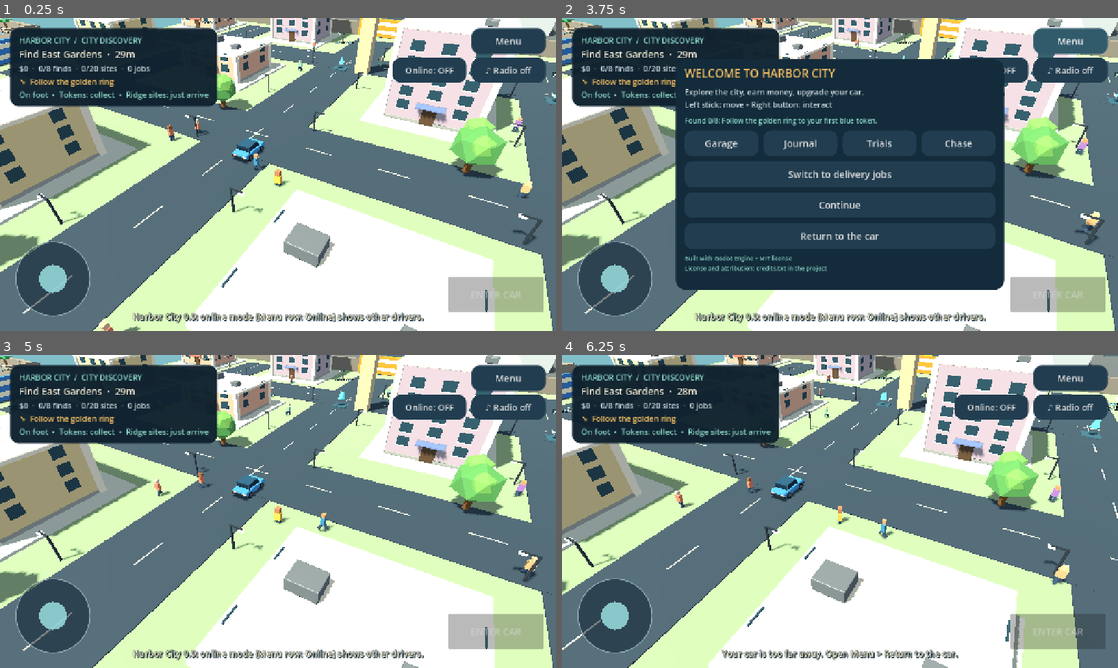
Above: before the commit, frames 1-4 (two rows, left to right).
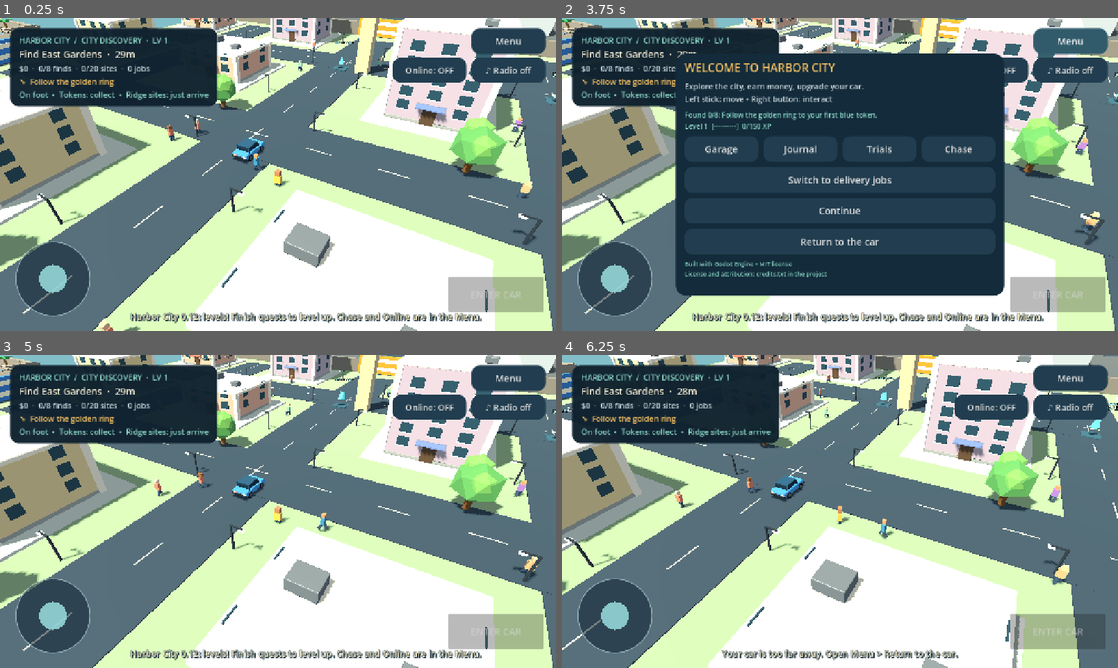
Above: after the commit, the same moments.

Repository: kokolo2020/GTA2027
Game: Godot game, scene res://main.tscn
Two runs of this game, one before a commit and one after it. Both use one fixed random seed, a clock stepped at 60 frames per second and the inputs below.
Inputs (mouse positions are in pixels of both pictures, inside the frame that each line leads up to):
- Up to frame 1 (0.25 s): no input
- Up to frame 2 (3.75 s): click "♪ Radio off" at 0.5 s; click "♪ Harbor FM" at 1.25 s; click "♪ Bay Waves" at 2 s; click "♪ Talk 88" at 2.75 s; click "Menu" at 3.5 s
- Up to frame 3 (5 s): click "Continue" at 4.25 s
- Up to frame 4 (6.25 s): click "Online: OFF" at 5 s; move the mouse to (962, 495) at 5.77 s; hold D from 5.78 s (still down); tap E at 5.85 s; click (962, 495) at 5.92 s

The runs differ from the first frame. In frame 1, 1.3% of the frame differs, in the area x 23-87%, y 6-98%; in frame 2, 8.5%, in the area x 20-87%, y 6-98%; in frame 3, 1.3%; in frame 4, less than 0.1%.

Commit message:
Harbor City 0.12.0: player levels from quest progress; web build updated
Co-Authored-By: Claude Sonnet 5.5 <noreply@anthropic.com>
Claude-Session: https://claude.ai/code/session_01BK9nDGzoJHfc86356rWEAH

Diff:
--- a/game/main.gd
+++ b/game/main.gd
@@ -245,7 +245,7 @@
 	_radio_refresh()
 	if radio_station > 0 and "--smoke-test" not in OS.get_cmdline_user_args() and "--shots" not in OS.get_cmdline_user_args():
 		_radio_set(radio_station)
-	_show_toast("Harbor City 0.9: online mode (Menu row: Online) shows other drivers.")
+	_show_toast("Harbor City 0.12: levels! Finish quests to level up. Chase and Online are in the Menu.")
 	booted = true
 	if "--smoke-test" in OS.get_cmdline_user_args():
 		await _smoke_test()
@@ -1011,7 +1011,7 @@
 	var payload := {
 		"i":online_id,"n":online_name,
 		"x":snappedf(body.position.x,0.01),"y":snappedf(body.position.y,0.01),"z":snappedf(body.position.z,0.01),
-		"r":snappedf(body.rotation.y,0.01),"c":car_id,"d":1 if driving else 0,"t":online_role}
+		"r":snappedf(body.rotation.y,0.01),"c":car_id,"d":1 if driving else 0,"t":online_role,"l":_level()}
 	return {"topic":ONLINE_TOPIC,"event":"broadcast","payload":{"type":"broadcast","event":"pos","payload":payload},"ref":str(_online_next_ref()),"join_ref":"1"}
 
 func _online_tick(delta: float) -> void:
@@ -1097,6 +1097,7 @@
 	peer["seen"] = Time.get_ticks_msec()/1000.0
 	peer["driving"] = int(p.get("d",1)) == 1
 	peer["role"] = clampi(int(p.get("t",0)),0,2)
+	peer["lvl"] = clampi(int(p.get("l",1)),1,9)
 	var nm := _online_clean_name(String(p.get("n","Driver")))
 	if nm != peer["name"]:
 		peer["name"] = nm
@@ -1134,7 +1135,7 @@
 	label.pixel_size = 0.012
 	label.no_depth_test = true
 	node.add_child(label)
-	return {"node":node,"car":car_node,"foot":foot_node,"label":label,"name":nm,"target":Vector3.ZERO,"yaw":0.0,"seen":Time.get_ticks_msec()/1000.0,"driving":true,"role":0,"shown":0,"red":red_light,"blue":blue_light}
+	return {"node":node,"car":car_node,"foot":foot_node,"label":label,"name":nm,"target":Vector3.ZERO,"yaw":0.0,"seen":Time.get_ticks_msec()/1000.0,"driving":true,"role":0,"lvl":1,"shown":0,"red":red_light,"blue":blue_light}
 
 func _online_tint(node: Node, color: Color) -> void:
 	if node is MeshInstance3D:
@@ -1174,11 +1175,12 @@
 		var flash := int(clock*6.0) % 2 == 0
 		(peer["red"] as Node3D).visible = cop and flash
 		(peer["blue"] as Node3D).visible = cop and not flash
-		if role != int(peer["shown"]):
-			peer["shown"] = role
+		var key := role*100+int(peer["lvl"])
+		if key != int(peer["shown"]):
+			peer["shown"] = key
 			var tag := String(peer["name"])
 			var lab: Label3D = peer["label"]
-			lab.text = tag if role == 0 else tag+(" · THIEF" if role == 1 else " · POLICE")
+			lab.text = "%s Lv%d" % [tag,int(peer["lvl"])]+("" if role == 0 else (" · THIEF" if role == 1 else " · POLICE"))
 			lab.modulate = Color("ffb020") if role == 1 else (Color("9cc4ff") if role == 2 else Color.WHITE)
 	for id in gone:
 		(online_peers[id]["node"] as Node3D).queue_free()
@@ -1200,6 +1202,46 @@
 		online_button.text = "Online: ..."
 	else:
 		online_button.text = "Online: %d" % (online_peers.size()+1)
+
+# ---------- v0.12.0: player level (derived from progress, so old saves convert automatically) ----------
+const LEVEL_XP := [0,150,450,900,1500]
+var last_level := 0
+
+func _xp() -> int:
+	var missions := 0
+	for i in MISSIONS.size():
+		if claimed_mask & (1 << i):
+			missions += 1
+	return _find_count()*20+(_ridge_count()+_bay_count()+_north_count())*25+_trial_count()*40+missions*60+mini(deliveries,ROUTES.size())*10
+
+func _level_for(xp: int) -> int:
+	var level := 1
+	for i in LEVEL_XP.size():
+		if xp >= int(LEVEL_XP[i]):
+			level = i+1
+	return level
+
+func _level() -> int:
+	return _level_for(_xp())
+
+func _level_text() -> String:
+	var xp := _xp()
+	var lv := _level_for(xp)
+	if lv >= LEVEL_XP.size():
+		return "Level %d (MAX)  ·  %d XP" % [lv,xp]
+	var lo := int(LEVEL_XP[lv-1])
+	var hi := int(LEVEL_XP[lv])
+	return "Level %d  %s  %d/%d XP" % [lv,_bar(float(xp-lo),float(hi-lo)),xp-lo,hi-lo]
+
+func _check_level() -> void:
+	var lv := _level()
+	if last_level == 0 or lv < last_level:
+		last_level = lv
+		return
+	if lv > last_level:
+		last_level = lv
+		var extra := " Max level! Showroom, avatars and a new map are coming soon." if lv >= LEVEL_XP.size() else ""
+		_show_toast("LEVEL UP! You are now Level %d.%s" % [lv,extra])
 
 # ---------- v0.11.0: online police vs thief ----------
 func _orole_ready() -> bool:
@@ -1813,6 +1855,8 @@
 
 func _refresh_journal() -> void:
 	var lines: PackedStringArray = []
+	lines.append(_level_text()+"   (finds 20 XP, sites 25, trials 40, missions 60, jobs 10)")
+	lines.append("")
 	lines.append("RIDGE DISCOVERIES  %d/%d%s" % [_ridge_count(),RIDGE.size(),"" if _ridge_open() else "   (gate locked)"])
 	var names: PackedStringArray = []
 	for i in RIDGE.size():
@@ -2330,6 +2374,7 @@
 	_orole_tick(delta)
 	_online_tick(delta)
 	_check_missions()
+	_check_level()
 	marker.visible = trial_active >= 0 or (not exploring and not next_job_pending) or (exploring and (_nearest_find() >= 0 or not _ridge_open() or _nearest_ridge() >= 0 or _nearest_bay() >= 0))
 	for index in find_nodes.size():
 		find_nodes[index].visible = not bool(found_mask & (1 << index))
@@ -2441,6 +2486,7 @@
 		var running: Dictionary = TRIALS[trial_active]
 		mission_label.text = "HARBOR CITY  /  TIME TRIAL"
 		objective.text = "%s  ring %d/%d  ·  %.1fs / par %ds" % [running["name"],trial_cp+1,running["cps"].size(),clock-trial_start,int(running["par"])]
+	mission_label.text += "  ·  LV %d" % _level()
 	balance_label.text = "$%d  ·  %d/8 finds  ·  %d/20 sites  ·  %d jobs" % [cash,count,_ridge_count()+_bay_count()+_north_count(),deliveries]
 	var offset: Vector3 = destination-body.position
 	var screen_right := camera.global_basis.x
@@ -2470,7 +2516,7 @@
 	for find_index in FINDS.size():
 		if found_mask & (1 << find_index):
 			discovered.append(FINDS[find_index]["name"])
-	collection_label.text = "Found %d/8: %s" % [count,", ".join(discovered) if count > 0 else "Follow the golden ring to your first blue token."]
+	collection_label.text = "Found %d/8: %s\n%s" % [count,", ".join(discovered) if count > 0 else "Follow the golden ring to your first blue token.",_level_text()]
 
 func _open_panel(panel: Control) -> void:
 	menu.hide()
@@ -2946,6 +2992,7 @@
 	await _smoke_radio_peds()
 	await _smoke_chase()
 	await _smoke_orole()
+	_smoke_levels()
 	_smoke_models()
 	cash = original_cash
 	deliveries = original_deliveries
@@ -2972,7 +3019,7 @@
 		restored.close()
 	elif FileAccess.file_exists(SAVE_PATH):
 		DirAccess.remove_absolute(SAVE_PATH)
-	print("HARBOR_SMOKE_OK: two-finger input, driving, chase mode, online roles, six routes, eight collectibles, no dupli …(191 unchanged characters)…
+	print("HARBOR_SMOKE_OK: two-finger input, driving, chase mode, online roles, player levels, six routes, eight collectibles, no dupli …(191 unchanged characters)…
 	get_tree().quit()
 
 
@@ -3038,6 +3085,37 @@
 	orole_test = false
 	cash = before
 	_rescue()
+
+func _smoke_levels() -> void:
+	var saved := [found_mask,ridge_mask,bay_mask,north_mask,trial_done,claimed_mask,deliveries]
+	found_mask = 0
+	ridge_mask = 0
+	bay_mask = 0
+	north_mask = 0
+	trial_done = 0
+	claimed_mask = 0
+	deliveries = 0
+	assert(_xp() == 0 and _level() == 1,"Fresh player is level 1")
+	assert(_level_for(149) == 1 and _level_for(150) == 2 and _level_for(449) == 2 and _level_for(450) == 3 and _level_for(1499) == 4 and _level_for(1500) == 5 and _level_for(99999) == 5,"Level thresholds")
+	found_mask = 255
+	assert(_xp() == 160 and _level() == 2,"Finds give XP")
+	ridge_mask = (1 << RIDGE.size())-1
+	bay_mask = (1 << BAY.size())-1
+	north_mask = (1 << NORTH.size())-1
+	trial_done = (1 << TRIALS.size())-1
+	claimed_mask = (1 << MISSIONS.size())-1
+	deliveries = 50
+	var total := 160+(RIDGE.size()+BAY.size()+NORTH.size())*25+TRIALS.size()*40+MISSIONS.size()*60+ROUTES.size()*10
+	assert(_xp() == total and _level() == 5,"Completing everything reaches level 5")
+	assert(_level_text().contains("MAX"),"Max level text")
+	assert(_online_pos_frame()["payload"]["payload"]["l"] == 5,"Position frame carries the level")
+	found_mask = saved[0]
+	ridge_mask = saved[1]
+	bay_mask = saved[2]
+	north_mask = saved[3]
+	trial_done = saved[4]
+	claimed_mask = saved[5]
+	deliveries = saved[6]
 
 func _blocked_at(pos: Vector3, radius := 0.5) -> bool:
 	var query := PhysicsShapeQueryParameters3D.new()
Not shown, changed: game/export_presets.cfg
Not shown, changed: CLAUDE-HANDOVER.md
Not shown, added: docs/releases/v0.12.0.md
Not shown, changed: site/play/index.pck
